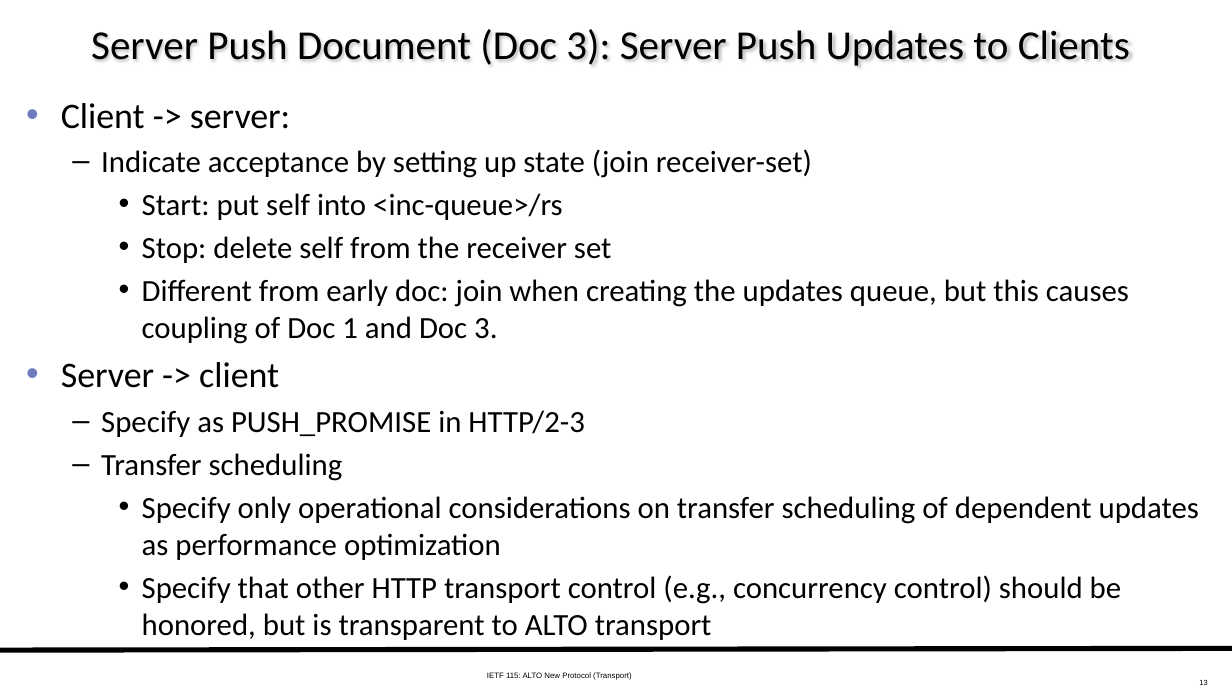
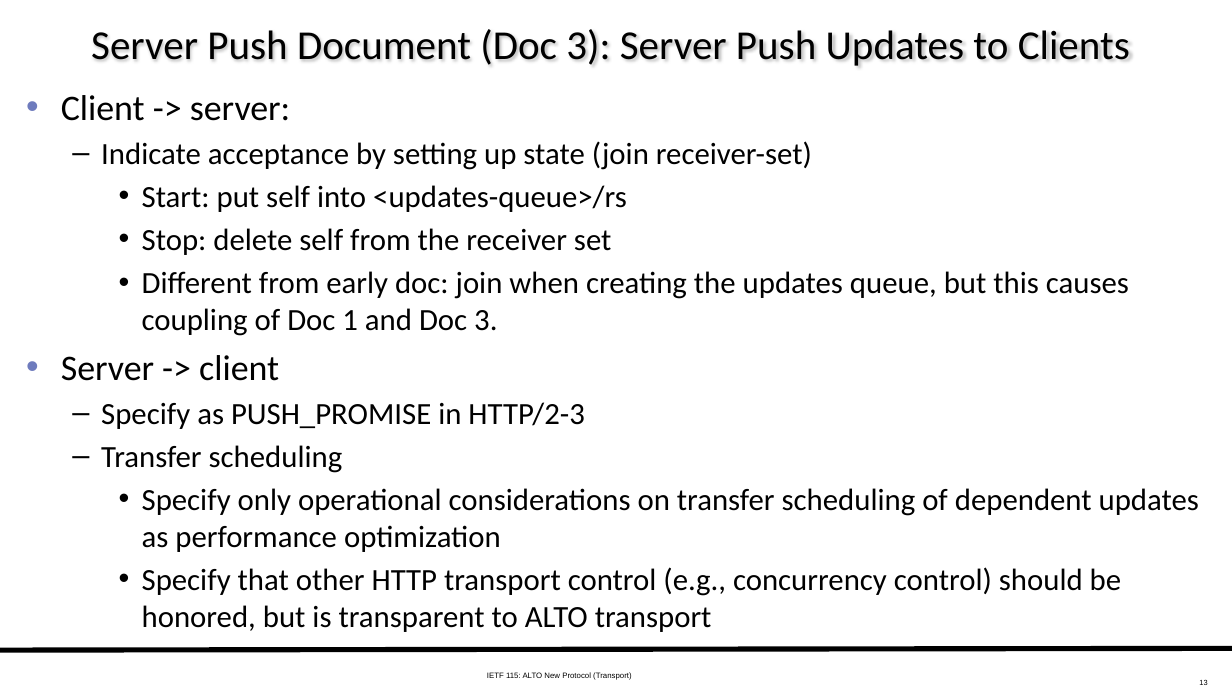
Before and after one commit to ietf-wg-alto/wg-materials, a slide deck: slide 13 of meetings-ietf/ietf-115/slides-115-alto-transport-11-11-working-11-09.pptx. Drawn at 1232x693 pixels with LibreOffice and Linux fonts; fonts in the diff are those of the drawing. Boxes give left, top, right and bottom in pixels: in the first picture for what was removed or moved away, otherwise in the second. Text is boxed around its words. In the diff, an @@ line names an element or a change of style, - is before the commit and + after.

```diff
--- a/meetings-ietf/ietf-115/slides-115-alto-transport-11-11-working-11-09.pptx
+++ b/meetings-ietf/ietf-115/slides-115-alto-transport-11-11-working-11-09.pptx
@@ text "Client -> server:": place and size @@
-text "Client -> server:" at <box>61,103,1199,640</box>
+text "Client -> server:" at <box>61,95,1199,632</box>
@@ text at <box>142,185,627,212</box>: text changed @@
-    • Start: put self into <inc-queue>/rs
+    • Start: put self into <updates-queue>/rs
```
Also in this commit, not shown: 8 other slides changed.
